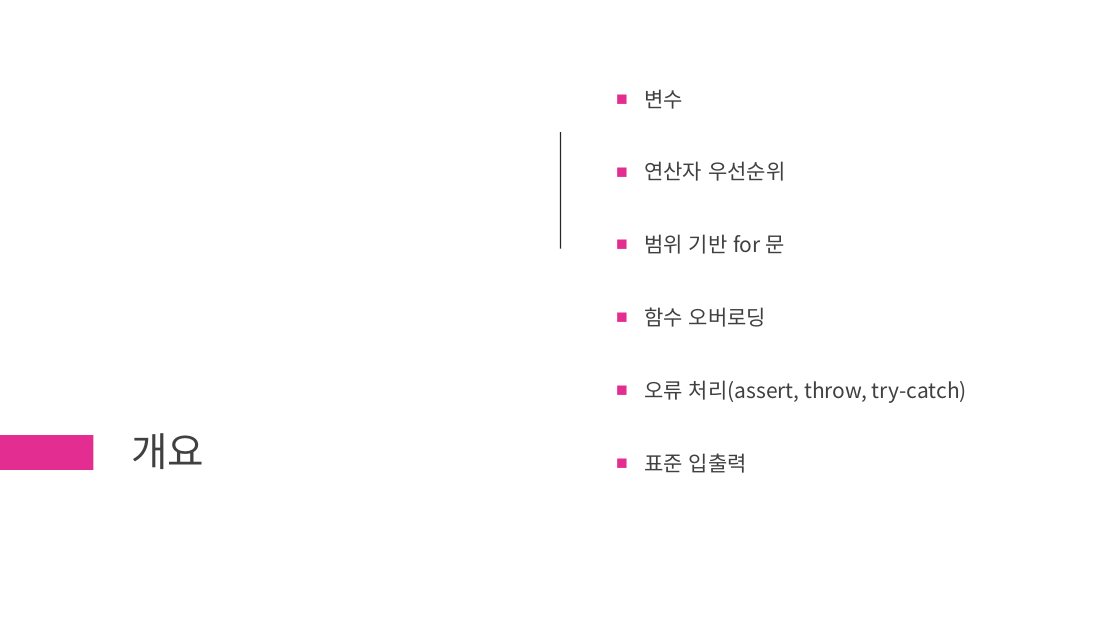
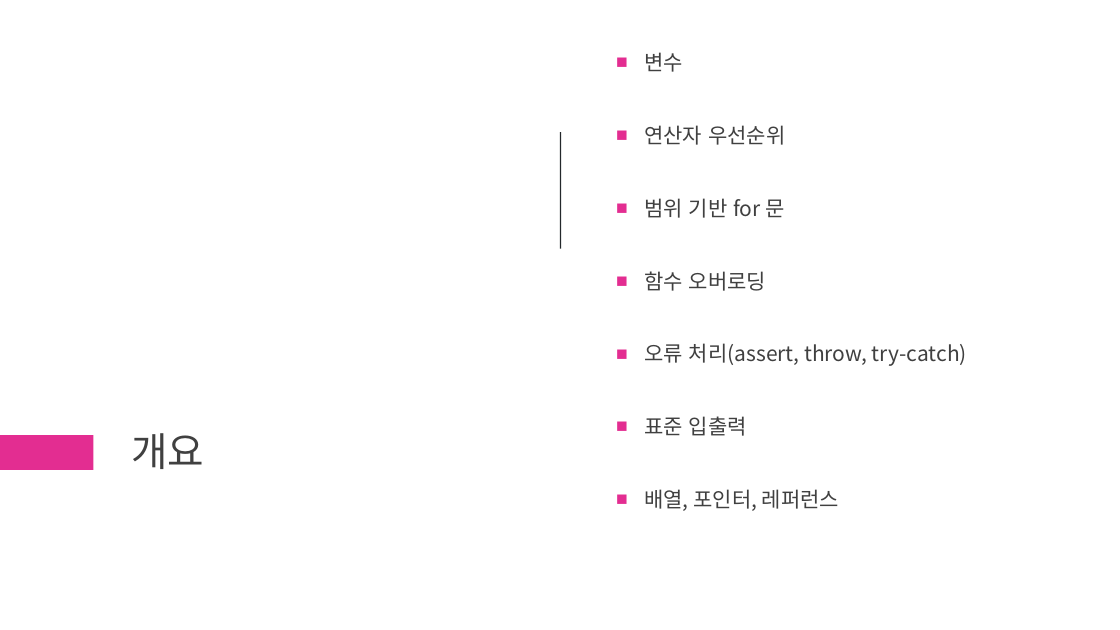
Before and after one commit to chaehanbyul/ModernCpp, a slide deck: slide 2 of 1st/[ModernCpp]1st.pptx. Drawn at 1120x630 pixels with LibreOffice and Linux fonts; fonts in the diff are those of the drawing. Boxes give left, top, right and bottom in pixels: in the first picture for what was removed or moved away, otherwise in the second. Text is boxed around its words. In the diff, an @@ line names an element or a change of style, - is before the commit and + after.

Commit message:
Update [ModernCpp]1st.pptx
I/O, 배열, 포인터 내용 추가

```diff
--- a/1st/[ModernCpp]1st.pptx
+++ b/1st/[ModernCpp]1st.pptx
@@ text at bbox=[644, 489, 839, 511]: paragraph added @@
+■ 배열, 포인터, 레퍼런스
```
Also in this commit, not shown: 4 slides added.
